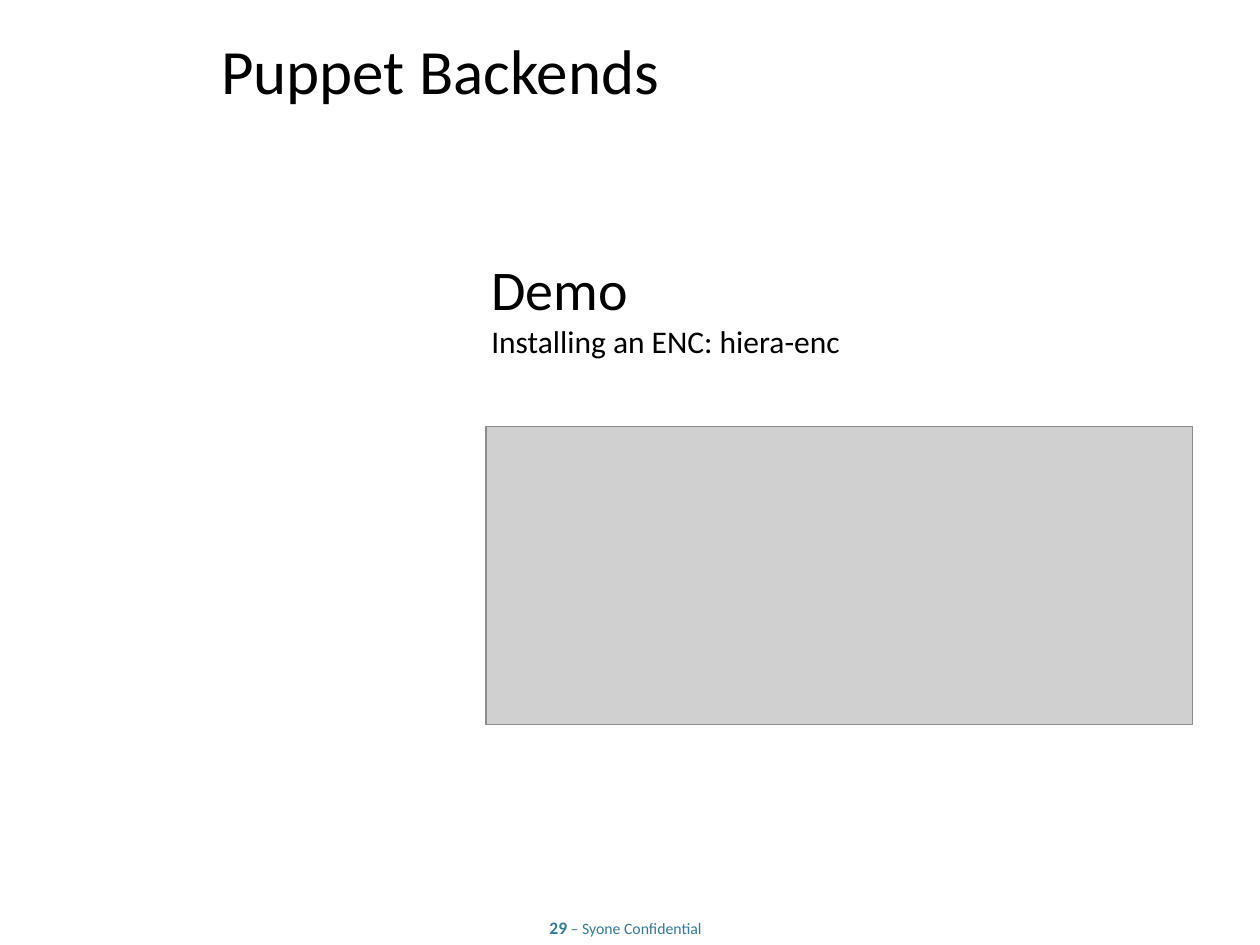
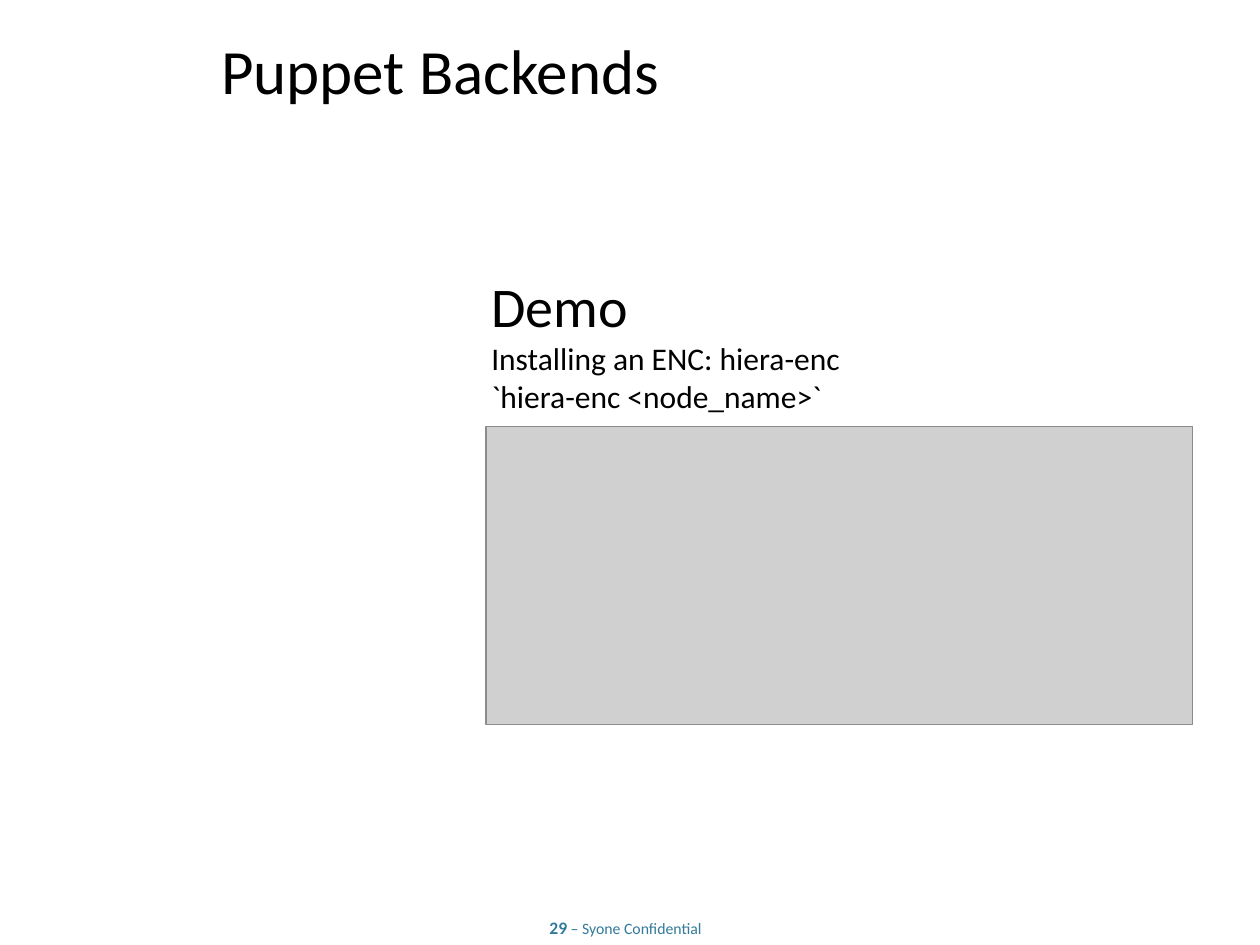
Before and after one commit to lpalgarvio/puppet-training, a slide deck: slide 29 of presentation/Advanced Puppet.odp. Drawn at 1260x945 pixels with LibreOffice and Linux fonts; fonts in the diff are those of the drawing; grey boxes stand for pictures; background and template pictures are left out. Boxes give left, top, right and bottom in pixels: in the first picture for what was removed or moved away, otherwise in the second. Text is boxed around its words. In the diff, an @@ line names an element or a change of style, - is before the commit and + after.

```diff
--- a/presentation/Advanced Puppet.odp
+++ b/presentation/Advanced Puppet.odp
@@ title at [491, 291, 840, 413]: text changed @@
-Demo
-Installing an ENC: hiera-enc
+Demo
+Installing an ENC: hiera-enc
+`hiera-enc <node_name>`
```
Also in this commit, not shown: 5 other slides changed, 9 slides added, 4 other files.
